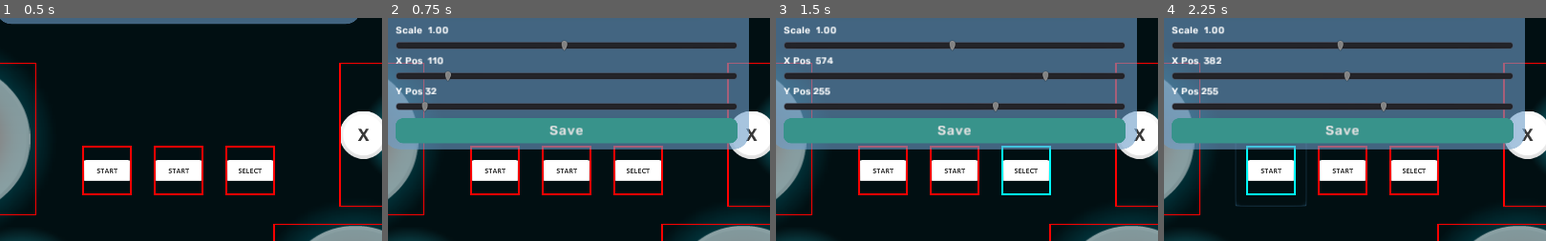
Above: before the commit, frames 1-4 (left to right).
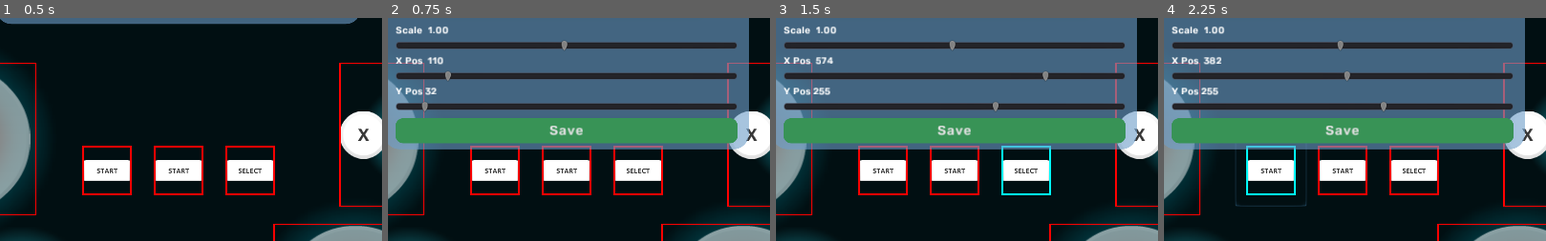
Above: after the commit, the same moments.

Repository: zan-keith/PlayPulse-Connect
Game: Godot game, scene res://Scenes/Pages/LayoutSettings.tscn
Two runs of this game, one before a commit and one after it. Both use one fixed random seed, a clock stepped at 60 frames per second and the inputs below. This scene is started directly instead of the project's main scene.
Inputs (mouse positions are % of the whole screen's width and height, from its top left):
- Up to frame 1 (0.5 s): no input
- Up to frame 2 (0.75 s): click (14, 11) at 0.5 s
- Up to frame 3 (1.5 s): click (59, 48) at 1.25 s
- Up to frame 4 (2.25 s): click (41, 48) at 2 s
The pictures show only the part of the screen within x 27-77%, y 14-64%; the shares and areas given below are measured in that part.

Frame 1 is identical in both runs. In frame 2, 9.8% of the frame differs, in the area x 2-92%, y 44-56%; in frame 3, 9.8%; in frame 4, 9.8%.

Commit message:
Major BugFixes

Diff:
--- a/Client/Scenes/Pages/GamePad.tscn
+++ b/Client/Scenes/Pages/GamePad.tscn
@@ -182,7 +182,7 @@
 "values": [ Color( 0.0705882, 0.505882, 0.615686, 0 ) ]
 }
 tracks/2/type = "value"
-tracks/2/path = NodePath("Btn_R_ex/Glow:modulate")
+tracks/2/path = NodePath("LeftStick/Glow:modulate")
 tracks/2/interp = 1
 tracks/2/loop_wrap = true
 tracks/2/imported = false
@@ -191,10 +191,10 @@
 "times": PoolRealArray( 0 ),
 "transitions": PoolRealArray( 1 ),
 "update": 0,
-"values": [ Color( 0.113725, 0.839216, 0.678431, 0 ) ]
+"values": [ Color( 1, 1, 1, 0 ) ]
 }
 tracks/3/type = "value"
-tracks/3/path = NodePath("Btn_L_ex/Glow:modulate")
+tracks/3/path = NodePath("RightStick/Glow:modulate")
 tracks/3/interp = 1
 tracks/3/loop_wrap = true
 tracks/3/imported = false
@@ -203,7 +203,58 @@
 "times": PoolRealArray( 0 ),
 "transitions": PoolRealArray( 1 ),
 "update": 0,
-"values": [ Color( 0.113725, 0.839216, 0.678431, 0 ) ]
+"values": [ Color( 1, 1, 1, 0 ) ]
+}
+
+[sub_resource type="Animation" id=16]
+resource_name = "glowup"
+tracks/0/type = "value"
+tracks/0/path = NodePath("DPad/Glow:modulate")
+tracks/0/interp = 1
+tracks/0/loop_wrap = true
+tracks/0/imported = false
+tracks/0/enabled = true
+tracks/0/keys = {
+"times": PoolRealArray( 0, 1 ),
+"transitions": PoolRealArray( 1, 1 ),
+"update": 0,
+"values": [ Color( 0.121569, 0.67451, 0.737255, 0 ), Color( 0.121569, 0.67451, 0.737255, 1 ) ]
+}
+tracks/1/type = "value"
+tracks/1/path = NodePath("DigitalButtons/Glow:modulate")
+tracks/1/interp = 1
+tracks/1/loop_wrap = true
+tracks/1/imported = false
+tracks/1/enabled = true
+tracks/1/keys = {
+"times": PoolRealArray( 0, 1 ),
+"transitions": PoolRealArray( 1, 1 ),
+"update": 0,
+"values": [ Color( 0.0705882, 0.505882, 0.615686, 0 ), Color( 0.0705882, 0.505882, 0.615686, 1 ) ]
+}
+tracks/2/type = "value"
+tracks/2/path = NodePath("ControlPanel:modulate")
+tracks/2/interp = 1
+tracks/2/loop_wrap = true
+tracks/2/imported = false
+tracks/2/enabled = true
+tracks/2/keys = {
+"times": PoolRealArray( 0, 0.5 ),
+"transitions": PoolRealArray( 7.21, 1 ),
+"update": 0,
+"values": [ Color( 1, 1, 1, 0 ), Color( 1, 1, 1, 1 ) ]
+}
+tracks/3/type = "value"
+tracks/3/path = NodePath("ControlPanel:rect_scale")
+tracks/3/interp = 1
+tracks/3/loop_wrap = true
+tracks/3/imported = false
+tracks/3/enabled = true
+tracks/3/keys = {
+"times": PoolRealArray( 0, 0.4 ),
+"transitions": PoolRealArray( 1, 1 ),
+"update": 0,
+"values": [ Vector2( 1, 0 ), Vector2( 1, 1 ) ]
 }
 tracks/4/type = "value"
 tracks/4/path = NodePath("LeftStick/Glow:modulate")
@@ -212,10 +263,10 @@
 tracks/4/imported = false
 tracks/4/enabled = true
 tracks/4/keys = {
-"times": PoolRealArray( 0 ),
-"transitions": PoolRealArray( 1 ),
-"update": 0,
-"values": [ Color( 1, 1, 1, 0 ) ]
+"times": PoolRealArray( 0, 1 ),
+"transitions": PoolRealArray( 1, 1 ),
+"update": 0,
+"values": [ Color( 1, 1, 1, 0 ), Color( 1, 1, 1, 1 ) ]
 }
 tracks/5/type = "value"
 tracks/5/path = NodePath("RightStick/Glow:modulate")
@@ -224,105 +275,6 @@
 tracks/5/imported = false
 tracks/5/enabled = true
 tracks/5/keys = {
-"times": PoolRealArray( 0 ),
-"transitions": PoolRealArray( 1 ),
-"update": 0,
-"values": [ Color( 1, 1, 1, 0 ) ]
-}
-
-[sub_resource type="Animation" id=16]
-resource_name = "glowup"
-tracks/0/type = "value"
-tracks/0/path = NodePath("Btn_L_ex/Glow:modulate")
-tracks/0/interp = 1
-tracks/0/loop_wrap = true
-tracks/0/imported = false
-tracks/0/enabled = true
-tracks/0/keys = {
-"times": PoolRealArray( 0, 1 ),
-"transitions": PoolRealArray( 1, 1 ),
-"update": 0,
-"values": [ Color( 0.113725, 0.839216, 0.678431, 0 ), Color( 0.113725, 0.839216, 0.678431, 1 ) ]
-}
-tracks/1/type = "value"
-tracks/1/path = NodePath("Btn_R_ex/Glow:modulate")
-tracks/1/interp = 1
-tracks/1/loop_wrap = true
-tracks/1/imported = false
-tracks/1/enabled = true
-tracks/1/keys = {
-"times": PoolRealArray( 0, 1 ),
-"transitions": PoolRealArray( 1, 1 ),
-"update": 0,
-"values": [ Color( 0.113725, 0.839216, 0.678431, 0 ), Color( 0.113725, 0.839216, 0.678431, 1 ) ]
-}
-tracks/2/type = "value"
-tracks/2/path = NodePath("DPad/Glow:modulate")
-tracks/2/interp = 1
-tracks/2/loop_wrap = true
-tracks/2/imported = false
-tracks/2/enabled = true
-tracks/2/keys = {
-"times": PoolRealArray( 0, 1 ),
-"transitions": PoolRealArray( 1, 1 ),
-"update": 0,
-"values": [ Color( 0.121569, 0.67451, 0.737255, 0 ), Color( 0.121569, 0.67451, 0.737255, 1 ) ]
-}
-tracks/3/type = "value"
-tracks/3/path = NodePath("DigitalButtons/Glow:modulate")
-tracks/3/interp = 1
-tracks/3/loop_wrap = true
-tracks/3/imported = false
-tracks/3/enabled = true
-tracks/3/keys = {
-"times": PoolRealArray( 0, 1 ),
-"transitions": PoolRealArray( 1, 1 ),
-"update": 0,
-"values": [ Color( 0.0705882, 0.505882, 0.615686, 0 ), Color( 0.0705882, 0.505882, 0.615686, 1 ) ]
-}
-tracks/4/type = "value"
-tracks/4/path = NodePath("ControlPanel:modulate")
-tracks/4/interp = 1
-tracks/4/loop_wrap = true
-tracks/4/imported = false
-tracks/4/enabled = true
-tracks/4/keys = {
-"times": PoolRealArray( 0, 0.5 ),
-"transitions": PoolRealArray( 7.21, 1 ),
-"update": 0,
-"values": [ Color( 1, 1, 1, 0 ), Color( 1, 1, 1, 1 ) ]
-}
-tracks/5/type = "value"
-tracks/5/path = NodePath("ControlPanel:rect_scale")
-tracks/5/interp = 1
-tracks/5/loop_wrap = true
-tracks/5/imported = false
-tracks/5/enabled = true
-tracks/5/keys = {
-"times": PoolRealArray( 0, 0.4 ),
-"transitions": PoolRealArray( 1, 1 ),
-"update": 0,
-"values": [ Vector2( 1, 0 ), Vector2( 1, 1 ) ]
-}
-tracks/6/type = "value"
-tracks/6/path = NodePath("LeftStick/Glow:modulate")
-tracks/6/interp = 1
-tracks/6/loop_wrap = true
-tracks/6/imported = false
-tracks/6/enabled = true
-tracks/6/keys = {
-"times": PoolRealArray( 0, 1 ),
-"transitions": PoolRealArray( 1, 1 ),
-"update": 0,
-"values": [ Color( 1, 1, 1, 0 ), Color( 1, 1, 1, 1 ) ]
-}
-tracks/7/type = "value"
-tracks/7/path = NodePath("RightStick/Glow:modulate")
-tracks/7/interp = 1
-tracks/7/loop_wrap = true
-tracks/7/imported = false
-tracks/7/enabled = true
-tracks/7/keys = {
 "times": PoolRealArray( 0, 1 ),
 "transitions": PoolRealArray( 1, 1 ),
 "update": 0,
@@ -356,7 +308,7 @@
 "values": [ Color( 1, 1, 1, 1 ), Color( 1, 1, 1, 0 ), Color( 1, 1, 1, 0 ), Color( 1, 1, 1, 1 ), Color( 1, 1, 1, 0 ), Color( 1, 1, 1, 1 ) ]
 }
 tracks/2/type = "value"
-tracks/2/path = NodePath("DPad:modulate")
+tracks/2/path = NodePath("DPad/Bg:modulate")
 tracks/2/interp = 1
 tracks/2/loop_wrap = true
 tracks/2/imported = false
@@ -440,36 +392,12 @@
 "values": [ Color( 0.0705882, 0.505882, 0.615686, 0 ) ]
 }
 tracks/9/type = "value"
-tracks/9/path = NodePath("Btn_R_ex/Glow:modulate")
+tracks/9/path = NodePath("ControlPanel:rect_position")
 tracks/9/interp = 1
 tracks/9/loop_wrap = true
 tracks/9/imported = false
 tracks/9/enabled = true
 tracks/9/keys = {
-"times": PoolRealArray( 0 ),
-"transitions": PoolRealArray( 1 ),
-"update": 0,
-"values": [ Color( 0.113725, 0.839216, 0.678431, 0 ) ]
-}
-tracks/10/type = "value"
-tracks/10/path = NodePath("Btn_L_ex/Glow:modulate")
-tracks/10/interp = 1
-tracks/10/loop_wrap = true
-tracks/10/imported = false
-tracks/10/enabled = true
-tracks/10/keys = {
-"times": PoolRealArray( 0 ),
-"transitions": PoolRealArray( 1 ),
-"update": 0,
-"values": [ Color( 0.113725, 0.839216, 0.678431, 0 ) ]
-}
-tracks/11/type = "value"
-tracks/11/path = NodePath("ControlPanel:rect_position")
-tracks/11/interp = 1
-tracks/11/loop_wrap = true
-tracks/11/imported = false
-tracks/11/enabled = true
-tracks/11/keys = {
 "times": PoolRealArray(  ),
 "transitions": PoolRealArray(  ),
 "update": 0,
@@ -522,10 +450,10 @@
 [node name="RightStick" parent="." instance=ExtResource( 34 )]
 anchor_left = 1.0
 anchor_right = 1.0
-margin_left = -361.0
-margin_top = -269.0
-margin_right = -144.0
-margin_bottom = -66.0
+margin_left = -384.0
+margin_top = -264.0
+margin_right = -167.0
+margin_bottom = -61.0
 __meta__ = {
 "_edit_group_": true
 }
@@ -545,11 +473,14 @@
 expand = true
 stretch_mode = 6
 
-[node name="Btn_L" type="TouchScreenButton" parent="." groups=["btn"]]
-position = Vector2( 352, 160 )
-scale = Vector2( 0.8, 0.8 )
-normal = ExtResource( 19 )
-pressed = ExtResource( 4 )
+[node name="Btn_L" type="Control" parent="." groups=["btn_group"]]
+margin_left = 352.0
+margin_top = 160.0
+margin_right = 416.0
+margin_bottom = 224.0
+__meta__ = {
+"_edit_group_": true
+}
 
 [node name="Glow2" type="TextureRect" parent="Btn_L"]
 modulate = Color( 0.113725, 0.839216, 0.678431, 0 )
@@ -566,75 +497,23 @@
 expand = true
 stretch_mode = 7
 
-[node name="Btn_R" type="TouchScreenButton" parent="." groups=["btn"]]
-position = Vector2( 608, 160 )
+[node name="Btn_L" type="TouchScreenButton" parent="Btn_L" groups=["btn"]]
 scale = Vector2( 0.8, 0.8 )
-normal = ExtResource( 29 )
-pressed = ExtResource( 10 )
-
-[node name="Glow2" type="TextureRect" parent="Btn_R"]
-modulate = Color( 0.113725, 0.839216, 0.678431, 0 )
-show_behind_parent = true
-anchor_left = 0.5
-anchor_top = 0.5
-anchor_right = 0.5
-anchor_bottom = 0.5
-margin_left = -58.0
-margin_top = -60.5
-margin_right = 58.0
-margin_bottom = 60.5
-texture = SubResource( 4 )
-expand = true
-stretch_mode = 7
-
-[node name="Btn_L_ex" type="TextureButton" parent="."]
-visible = false
-margin_left = 352.0
-margin_top = 160.0
-margin_right = 416.0
-margin_bottom = 224.0
-texture_normal = ExtResource( 19 )
-texture_pressed = ExtResource( 4 )
-texture_hover = ExtResource( 19 )
-expand = true
-stretch_mode = 5
-__meta__ = {
-"_edit_group_": true
-}
-
-[node name="Glow" type="TextureRect" parent="Btn_L_ex"]
-modulate = Color( 0.113725, 0.839216, 0.678431, 0 )
-show_behind_parent = true
-anchor_left = 0.5
-anchor_top = 0.5
-anchor_right = 0.5
-anchor_bottom = 0.5
-margin_left = -58.0
-margin_top = -60.5
-margin_right = 58.0
-margin_bottom = 60.5
-texture = SubResource( 4 )
-expand = true
-stretch_mode = 7
-
-[node name="Btn_R_ex" type="TextureButton" parent="."]
-visible = false
+normal = ExtResource( 19 )
+pressed = ExtResource( 4 )
+
+[node name="Btn_R" type="Control" parent="." groups=["btn_group"]]
 anchor_left = 1.0
 anchor_right = 1.0
 margin_left = -416.0
 margin_top = 160.0
 margin_right = -352.0
 margin_bottom = 224.0
-texture_normal = ExtResource( 29 )
-texture_pressed = ExtResource( 10 )
-texture_hover = ExtResource( 29 )
-expand = true
-stretch_mode = 5
-__meta__ = {
-"_edit_group_": true
-}
-
-[node name="Glow" type="TextureRect" parent="Btn_R_ex"]
+__meta__ = {
+"_edit_group_": true
+}
+
+[node name="Glow2" type="TextureRect" parent="Btn_R"]
 modulate = Color( 0.113725, 0.839216, 0.678431, 0 )
 show_behind_parent = true
 anchor_left = 0.5
@@ -649,32 +528,72 @@
 expand = true
 stretch_mode = 7
 
-[node name="Btn_Select" type="TouchScreenButton" parent="." groups=["btn"]]
-position = Vector2( 384, 480 )
+[node name="Btn_L" type="TouchScreenButton" parent="Btn_R" groups=["btn"]]
+scale = Vector2( 0.8, 0.8 )
+normal = ExtResource( 29 )
+pressed = ExtResource( 10 )
+
+[node name="Btn_Select" type="Control" parent="." groups=["btn_group"]]
+anchor_left = 0.5
+anchor_top = 0.5
+anchor_right = 0.5
+anchor_bottom = 0.5
+margin_left = 48.0
+margin_top = 228.0
+margin_right = 120.0
+margin_bottom = 260.0
+__meta__ = {
+"_edit_group_": true
+}
+
+[node name="Btn" type="TouchScreenButton" parent="Btn_Select" groups=["btn"]]
 scale = Vector2( 0.666667, 0.666667 )
 normal = ExtResource( 9 )
 pressed = ExtResource( 30 )
 
-[node name="Btn_Start" type="TouchScreenButton" parent="." groups=["btn"]]
-position = Vector2( 592, 480 )
+[node name="Btn_Start" type="Control" parent="." groups=["btn_group"]]
+anchor_left = 0.5
+anchor_top = 0.5
+anchor_right = 0.5
+anchor_bottom = 0.5
+margin_left = -128.0
+margin_top = 228.0
+margin_right = -56.0
+margin_bottom = 260.0
+__meta__ = {
+"_edit_group_": true
+}
+
+[node name="Btn" type="TouchScreenButton" parent="Btn_Start" groups=["btn"]]
 scale = Vector2( 0.666667, 0.666667 )
 normal = ExtResource( 17 )
 pressed = ExtResource( 12 )
 
-[node name="Btn_Pause" type="TouchScreenButton" parent="." groups=["btn"]]
-position = Vector2( 488, 480 )
+[node name="Btn_Pause" type="Control" parent="." groups=["btn_group"]]
+anchor_left = 0.5
+anchor_top = 0.5
+anchor_right = 0.5
+anchor_bottom = 0.5
+margin_left = -40.0
+margin_top = 228.0
+margin_right = 32.0
+margin_bottom = 260.0
+__meta__ = {
+"_edit_group_": true
+}
+
+[node name="Btn" type="TouchScreenButton" parent="Btn_Pause" groups=["btn"]]
 scale = Vector2( 0.666667, 0.666667 )
 normal = ExtResource( 3 )
 pressed = ExtResource( 22 )
 
-[node name="DigitalButtons" type="TextureRect" parent="." groups=["btn_group"]]
+[node name="DigitalButtons" type="Control" parent="." groups=["btn_group"]]
 anchor_left = 1.0
 anchor_right = 1.0
 margin_left = -288.0
 margin_top = 48.0
 margin_right = -32.0
 margin_bottom = 304.0
-stretch_mode = 6
 __meta__ = {
 "_edit_group_": true
 }
@@ -694,58 +613,6 @@
 expand = true
 stretch_mode = 7
 
-[node name="Btn_A" type="TextureButton" parent="DigitalButtons"]
-visible = false
-margin_left = 96.0
-margin_top = 152.0
-margin_right = 163.0
-margin_bottom = 216.0
-action_mode = 0
-texture_normal = ExtResource( 24 )
-texture_pressed = ExtResource( 8 )
-texture_hover = ExtResource( 24 )
-expand = true
-stretch_mode = 5
-
-[node name="Btn_B" type="TextureButton" parent="DigitalButtons"]
-visible = false
-margin_left = 152.0
-margin_top = 96.0
-margin_right = 216.0
-margin_bottom = 160.0
-action_mode = 0
-texture_normal = ExtResource( 20 )
-texture_pressed = ExtResource( 18 )
-texture_hover = ExtResource( 20 )
-expand = true
-stretch_mode = 5
-
-[node name="Btn_X" type="TextureButton" parent="DigitalButtons"]
-visible = false
-margin_left = 40.0
-margin_top = 96.0
-margin_right = 104.0
-margin_bottom = 160.0
-action_mode = 0
-texture_normal = ExtResource( 16 )
-texture_pressed = ExtResource( 11 )
-texture_hover = ExtResource( 16 )
-expand = true
-stretch_mode = 5
-
-[node name="Btn_Y" type="TextureButton" parent="DigitalButtons"]
-visible = false
-margin_left = 96.0
-margin_top = 40.0
-margin_right = 160.0
-margin_bottom = 104.0
-action_mode = 0
-texture_normal = ExtResource( 25 )
-texture_pressed = ExtResource( 13 )
-texture_hover = ExtResource( 25 )
-expand = true
-stretch_mode = 5
-
 [node name="A" type="TouchScreenButton" parent="DigitalButtons" groups=["btn"]]
 position = Vector2( 96, 152 )
 scale = Vector2( 0.8, 0.8 )
@@ -770,20 +637,26 @@
 normal = ExtResource( 25 )
 pressed = ExtResource( 13 )
 
-[node name="DPad" type="TextureRect" parent="." groups=["btn_group"]]
+[node name="DPad" type="Control" parent="." groups=["btn_group"]]
+margin_left = 200.0
+margin_top = 368.0
+margin_right = 352.0
+margin_bottom = 522.0
+__meta__ = {
+"_edit_group_": true
+}
+
+[node name="Bg" type="TextureRect" parent="DPad"]
 self_modulate = Color( 0.717647, 0.717647, 0.717647, 1 )
-anchor_top = 1.0
+anchor_right = 1.0
 anchor_bottom = 1.0
-margin_left = 203.0
-margin_top = -226.0
-margin_right = 359.0
-margin_bottom = -67.0
+margin_left = -1.0
+margin_top = -2.0
+margin_right = 4.0
+margin_bottom = 7.0
 texture = ExtResource( 2 )
 expand = true
 stretch_mode = 6
-__meta__ = {
-"_edit_group_": true
-}
 
 [node name="Glow" type="TextureRect" parent="DPad"]
 modulate = Color( 0.121569, 0.67451, 0.737255, 0 )
--- a/Client/Scenes/Pages/LayoutSettings.tscn
+++ b/Client/Scenes/Pages/LayoutSettings.tscn
@@ -151,7 +151,7 @@
 content_margin_right = 15.0
 content_margin_top = 5.0
 content_margin_bottom = 5.0
-bg_color = Color( 0.223529, 0.580392, 0.54902, 1 )
+bg_color = Color( 0.223529, 0.580392, 0.341176, 1 )
 corner_radius_top_left = 10
 corner_radius_top_right = 10
 corner_radius_bottom_right = 10
@@ -221,6 +221,21 @@
 corner_radius_top_right = 10
 corner_radius_bottom_right = 10
 corner_radius_bottom_left = 10
+
+[sub_resource type="StyleBoxFlat" id=50]
+content_margin_left = 15.0
+content_margin_right = 15.0
+content_margin_top = 5.0
+content_margin_bottom = 5.0
+bg_color = Color( 0.129412, 0.337255, 0.2, 1 )
+corner_radius_top_left = 10
+corner_radius_top_right = 10
+corner_radius_bottom_right = 10
+corner_radius_bottom_left = 10
+shadow_color = Color( 0, 0, 0, 0.00784314 )
+shadow_size = 6
+
+[sub_resource type="StyleBoxEmpty" id=51]
 
 [sub_resource type="Gradient" id=37]
 offsets = PoolRealArray( 0, 0.192825, 0.524664 )
@@ -922,6 +937,7 @@
 expand_icon = true
 
 [node name="CreateLayoutPopup" type="Popup" parent="."]
+visible = true
 anchor_right = 1.0
 anchor_bottom = 1.0
 
@@ -1017,7 +1033,11 @@
 margin_bottom = 156.0
 mouse_default_cursor_shape = 2
 size_flags_horizontal = 3
+custom_colors/font_color_pressed = Color( 1, 1, 1, 0.588235 )
 custom_fonts/font = SubResource( 8 )
+custom_styles/hover = SubResource( 12 )
+custom_styles/pressed = SubResource( 50 )
+custom_styles/focus = SubResource( 51 )
 custom_styles/normal = SubResource( 12 )
 text = "Create"
 icon_align = 2
--- a/Client/Scenes/Pages/SettingsPage.tscn
+++ b/Client/Scenes/Pages/SettingsPage.tscn
@@ -42,6 +42,13 @@
 use_filter = true
 extra_spacing_char = 1
 font_data = ExtResource( 1 )
+
+[sub_resource type="StyleBoxFlat" id=44]
+bg_color = Color( 0.337255, 0.337255, 0.337255, 1 )
+draw_center = false
+border_width_top = 1
+border_width_bottom = 1
+border_color = Color( 0.8, 0.8, 0.8, 0.521569 )
 
 [sub_resource type="StyleBoxFlat" id=39]
 content_margin_left = 15.0
@@ -222,6 +229,7 @@
 margin_right = 984.0
 margin_bottom = 58.0
 custom_constants/separation = 16
+custom_styles/separator = SubResource( 44 )
 
 [node name="LayoutSettingsButton" type="PanelContainer" parent="PanelContainer/ScrollContainer/VBoxContainer"]
 margin_top = 62.0
--- a/Client/Scenes/Pages/WelcomeScreen.tscn
+++ b/Client/Scenes/Pages/WelcomeScreen.tscn
@@ -332,7 +332,6 @@
 custom_constants/separation = 0
 
 [node name="TextureRect" type="TextureRect" parent="VBoxContainer"]
-modulate = Color( 0.00392157, 0.0862745, 0.0941176, 1 )
 margin_right = 512.0
 margin_bottom = 600.0
 size_flags_horizontal = 3
@@ -342,7 +341,7 @@
 stretch_mode = 7
 
 [node name="gradient" type="TextureRect" parent="VBoxContainer/TextureRect"]
-modulate = Color( 1, 1, 1, 0 )
+modulate = Color( 1, 1, 1, 0.498039 )
 anchor_left = 1.0
 anchor_right = 1.0
 anchor_bottom = 1.0
@@ -424,7 +423,6 @@
 margin_bottom = -16.0
 
 [node name="Welcome" type="RichTextLabel" parent="VBoxContainer/Panel/VBoxContainer"]
-modulate = Color( 1, 1, 1, 0 )
 margin_right = 480.0
 margin_bottom = 34.0
 theme = SubResource( 5 )
@@ -433,7 +431,6 @@
 scroll_active = false
 
 [node name="UserName" type="RichTextLabel" parent="VBoxContainer/Panel/VBoxContainer"]
-modulate = Color( 1, 1, 1, 0 )
 margin_top = 38.0
 margin_right = 480.0
 margin_bottom = 61.0
@@ -450,7 +447,6 @@
 custom_constants/separation = 16
 
 [node name="PinCard" type="PanelContainer" parent="VBoxContainer/Panel/VBoxContainer"]
-modulate = Color( 1, 1, 1, 0 )
 margin_top = 85.0
 margin_right = 480.0
 margin_bottom = 307.0
@@ -496,7 +492,6 @@
 custom_styles/normal = SubResource( 10 )
 align = 1
 max_length = 7
-editable = false
 clear_button_enabled = true
 placeholder_text = "_ _ _ _ _"
 caret_blink = true
@@ -522,7 +517,6 @@
 text = "Proceed"
 
 [node name="Avatar" type="TextureRect" parent="VBoxContainer/Panel"]
-modulate = Color( 1, 1, 1, 0 )
 anchor_left = 1.0
 anchor_right = 1.0
 margin_left = -96.0
Not shown: 1 places in Client/Scenes/Pages/LayoutSettings.tscn that only renumber resources
Not shown: 1 places in Client/Scenes/Pages/SettingsPage.tscn that only renumber resources
